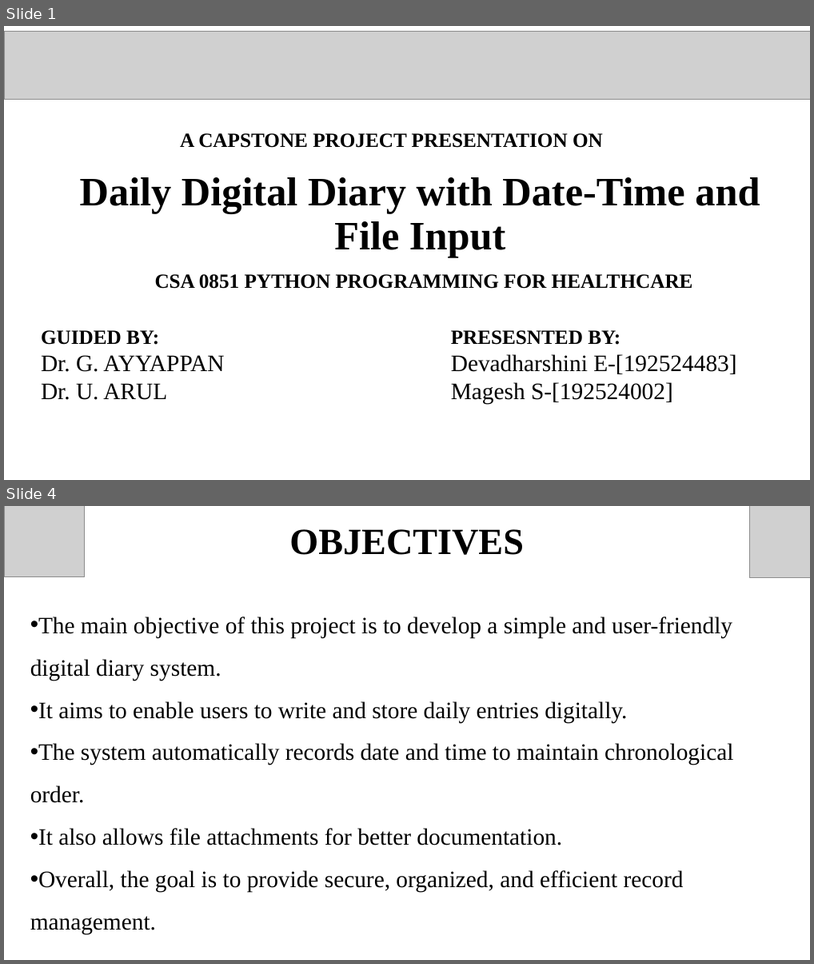
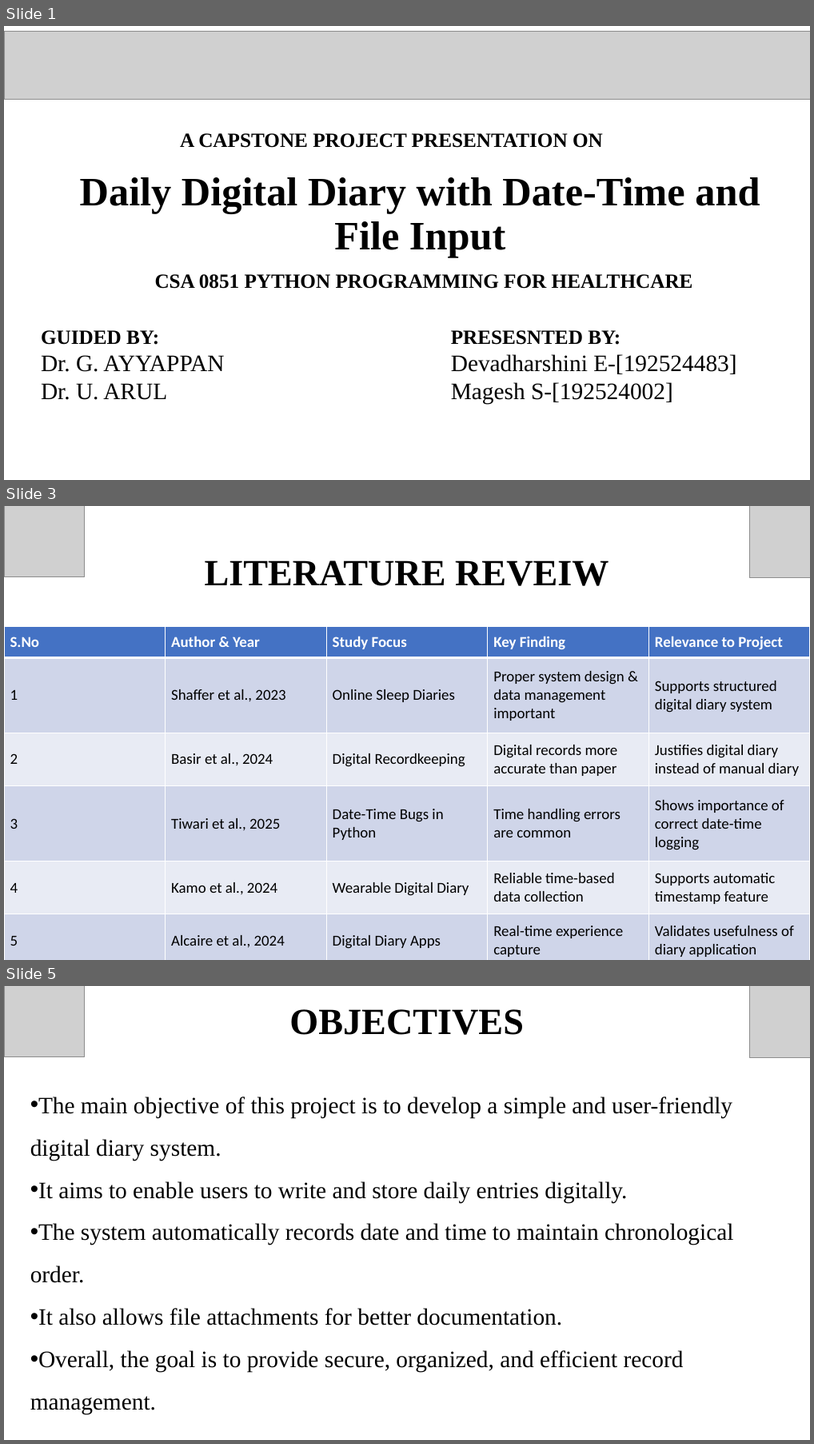
Before and after one commit to 192524483simats-coder/DEVADHARSHINI-E, a slide deck: 192524483_DEVADHARSHINI E PYTHON.pptx. Shown one above the other, each under a label of ours: slides 1 and 4 before the commit, slides 1, 3 and 5 after it; the slides between them are not shown. The pictures are 814x964 and 814x1444 pixels, drawn with LibreOffice and Linux fonts; fonts in the diff are those of the drawing; grey boxes stand for pictures. Boxes give left, top, right and bottom in pixels: in the first picture for what was removed or moved away, otherwise in the second. Text is boxed around its words. In the diff, an @@ line names an element or a change of style, - is before the commit and + after.

```diff
--- a/192524483_DEVADHARSHINI E PYTHON.pptx
+++ b/192524483_DEVADHARSHINI E PYTHON.pptx
@@ slide 3 added at [4,506,810,960], background #FFFFFF @@
@@ picture added at [4,506,85,576] @@
@@ picture added at [750,506,810,578] @@
@@ title added at [205,560,609,586], 44 pt, text #000000, bold @@
+LITERATURE REVEIW
@@ table added at [4,627,810,960], 6 rows, 5 columns @@
+S.No | Author & Year | Study Focus | Key Finding | Relevance to Project
+1 | Shaffer et al., 2023 | Online Sleep Diaries | Proper system design & data management important | Supports structured digital diary system
+2 | Basir et al., 2024 | Digital Recordkeeping | Digital records more accurate than paper | Justifies digital diary instead of manual diary
+3 | Tiwari et al., 2025 | Date-Time Bugs in Python | Time handling errors are common | Shows importance of correct date-time logging
+4 | Kamo et al., 2024 | Wearable Digital Diary | Reliable time-based data collection | Supports automatic timestamp feature
+5 | Alcaire et al., 2024 | Digital Diary Apps | Real-time experience capture | Validates usefulness of diary application
@@ what was slide 4 is now slide 5 @@
```
Also in this commit, not shown: 3 slides changed, 1 other slide added.
